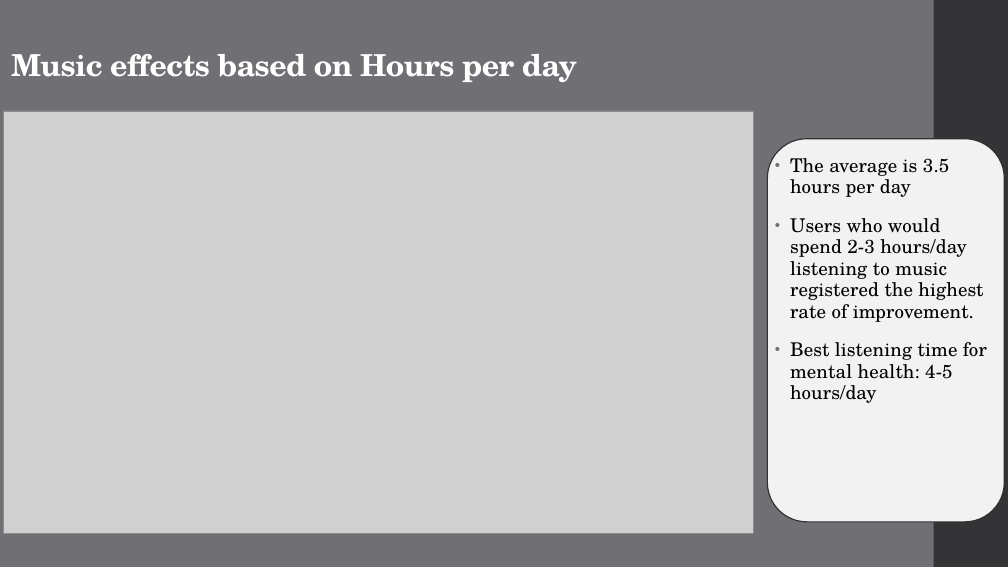
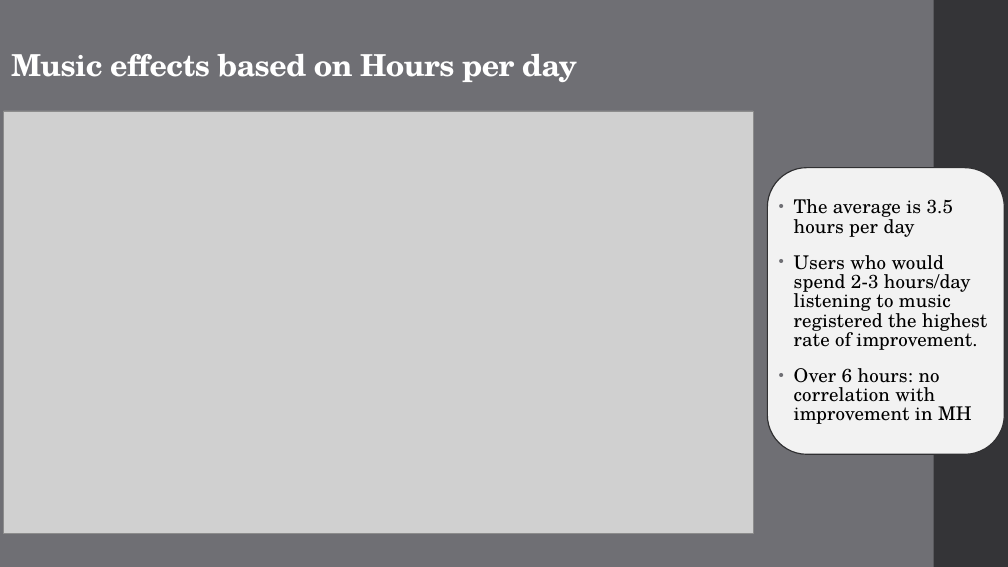
Before and after one commit to TheWizler/project1_group_10, a slide deck: slide 12 of Sarah's_work/Project 1 Presentation copy.pptx. Drawn at 1008x567 pixels with LibreOffice and Linux fonts; fonts in the diff are those of the drawing; grey boxes stand for pictures. Boxes give left, top, right and bottom in pixels: in the first picture for what was removed or moved away, otherwise in the second. Text is boxed around its words. In the diff, an @@ line names an element or a change of style, - is before the commit and + after.

```diff
--- a/Sarah's_work/Project 1 Presentation copy.pptx
+++ b/Sarah's_work/Project 1 Presentation copy.pptx
@@ rounded rectangle: place and size @@
-rounded rectangle at <box>768,139,1004,523</box>
+rounded rectangle at <box>768,168,1004,454</box>
@@ text "The average is 3.5 hours ...": place and size @@
-text "The average is 3.5 hours ..." at <box>790,158,987,403</box>
+text "The average is 3.5 hours ..." at <box>794,199,987,424</box>
@@ text at <box>794,199,987,350</box>: line spacing 0.95 to 0.85 @@
@@ text at <box>794,368,972,424</box>: text changed @@
-• Best listening time for mental health: 4-5 hours/day
+• Over 6 hours: no correlation with improvement in MH
```
Also in this commit, not shown: 2 other slides changed.
